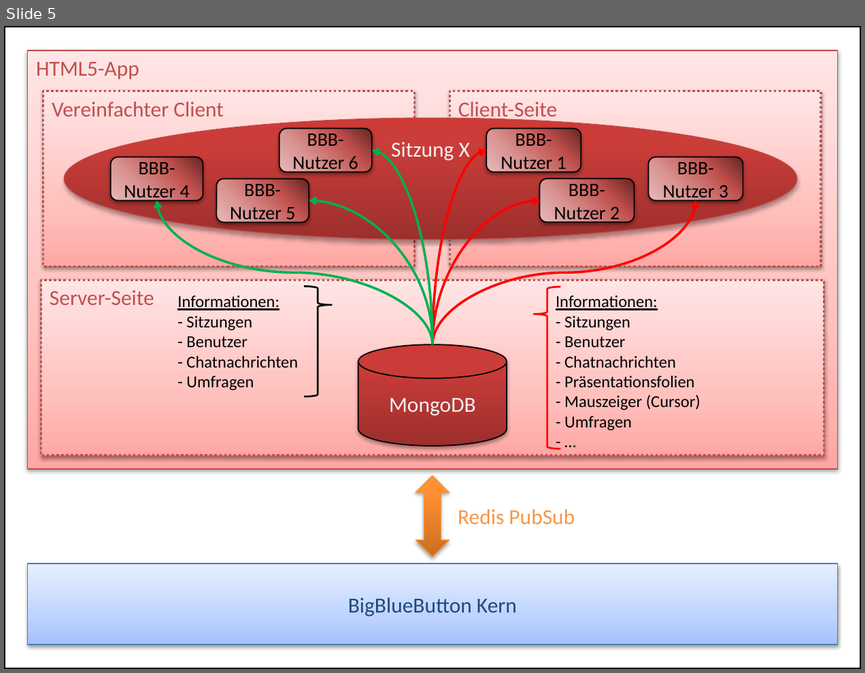
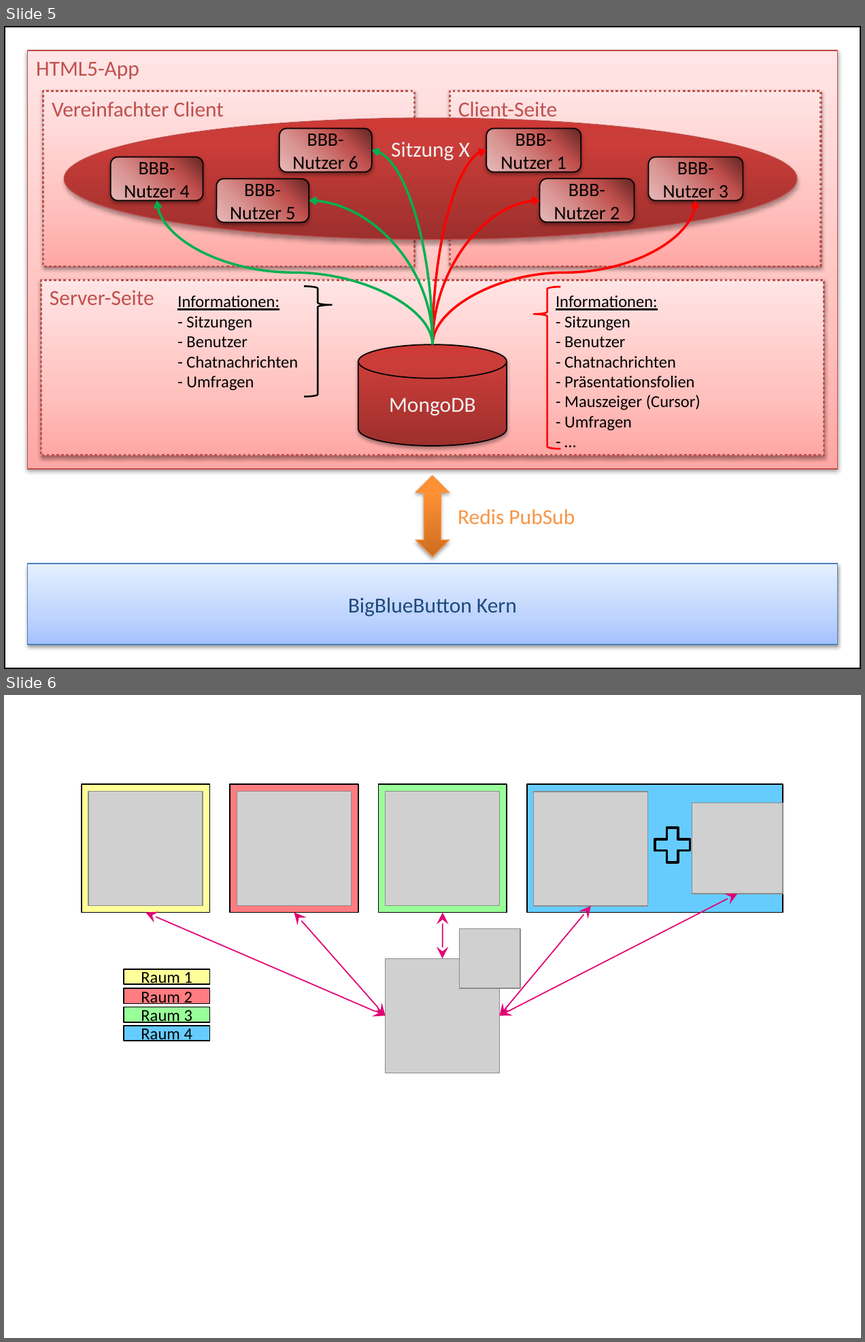
Before and after one commit to andreas-thor/papers, a slide deck: Grafiken/Loesungskonzepte.pptx. Shown one above the other, each under a label of ours: slide 5 before the commit, slides 5 and 6 after it. The pictures are 865x673 and 865x1342 pixels, drawn with LibreOffice and Linux fonts; fonts in the diff are those of the drawing; grey boxes stand for pictures. Boxes give left, top, right and bottom in pixels: in the first picture for what was removed or moved away, otherwise in the second. Text is boxed around its words. In the diff, an @@ line names an element or a change of style, - is before the commit and + after.

```diff
--- a/Grafiken/Loesungskonzepte.pptx
+++ b/Grafiken/Loesungskonzepte.pptx
@@ slide 6 added at <box>4,695,861,1338</box>, background #FFFFFF @@
@@ group added at <box>82,784,783,913</box>: 5 pictures, 4 rectangles, 1 plus sign @@
@@ double arrow added from (738, 894) to (499, 1015), #E20074 1 pt @@
@@ double arrow added from (145, 913) to (385, 1015), #E20074 1 pt @@
@@ double arrow added from (294, 913) to (385, 1015), #E20074 1 pt @@
@@ double arrow added from (443, 913) to (443, 958), #E20074 1 pt @@
@@ double arrow added from (591, 906) to (499, 1015), #E20074 1 pt @@
@@ picture added at <box>459,929,520,989</box> @@
@@ picture added at <box>385,958,499,1072</box> @@
@@ group added at <box>124,969,209,1041</box>: 4 rectangles @@
+Raum 1
+Raum 2
+Raum 3
+Raum 4
```
Also in this commit, not shown: 4 other files.
